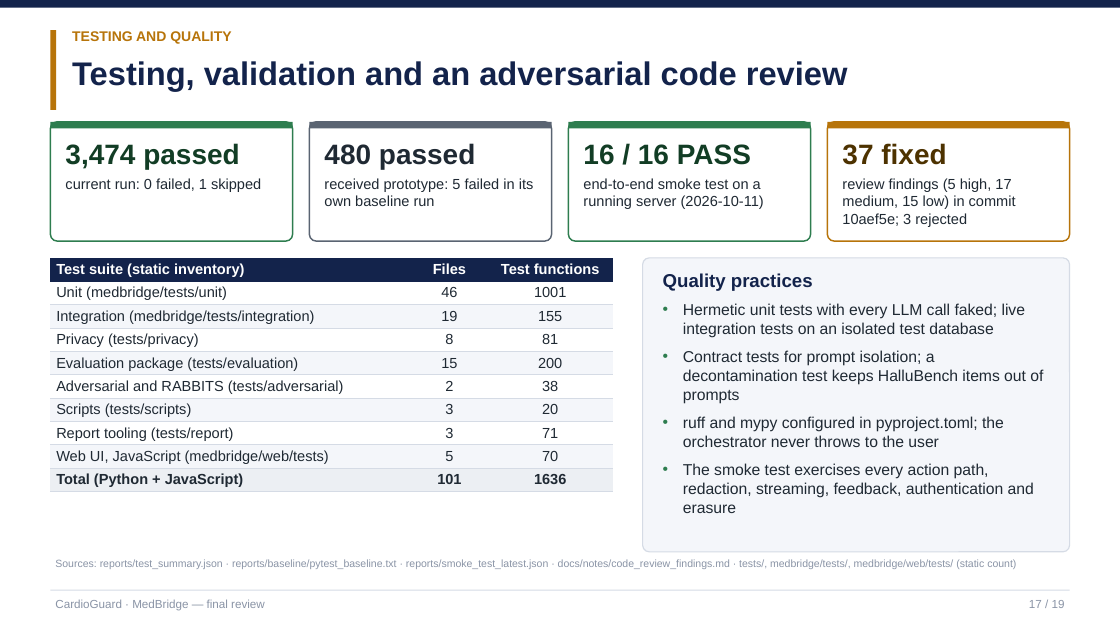
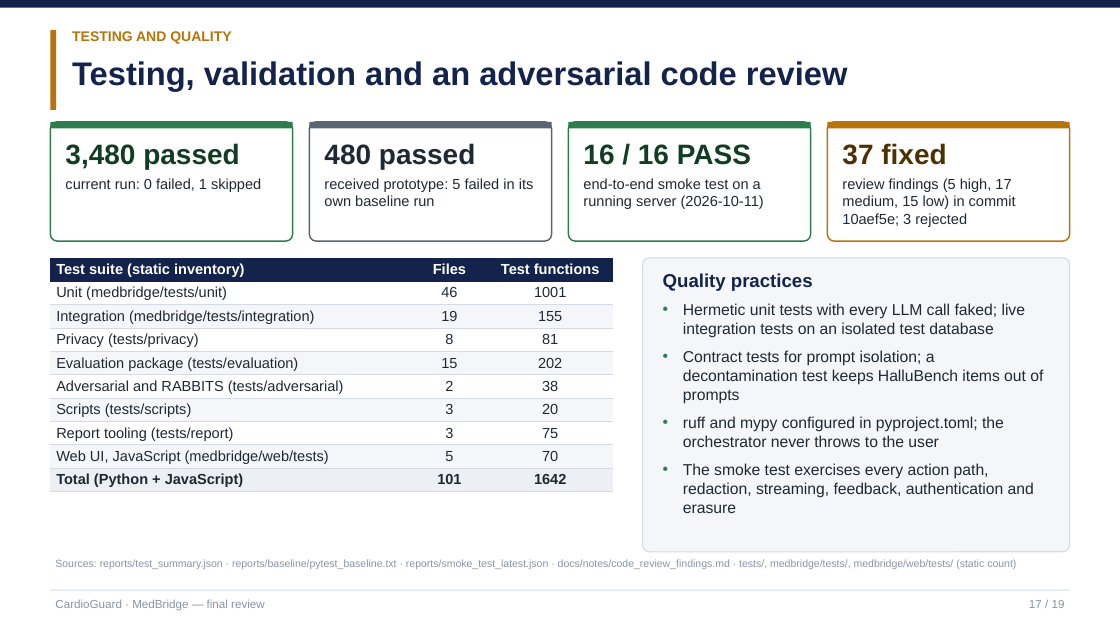
Before and after one commit to Farhan-0000/CardioGuard, a slide deck: slide 17 of report/MedBridge_Review_Presentation.pptx. Drawn at 1120x630 pixels with LibreOffice and Linux fonts; fonts in the diff are those of the drawing. Boxes give left, top, right and bottom in pixels: in the first picture for what was removed or moved away, otherwise in the second. Text is boxed around its words. In the diff, an @@ line names an element or a change of style, - is before the commit and + after.

```diff
--- a/report/MedBridge_Review_Presentation.pptx
+++ b/report/MedBridge_Review_Presentation.pptx
@@ text at <box>65,143,239,169</box>: text changed @@
-3,474 passed
+3,480 passed
@@ table at <box>50,258,613,492</box> @@
-row 5, column 3: 200
+row 5, column 3: 202
-row 8, column 3: 71
+row 8, column 3: 75
-row 10, column 3: 1636
+row 10, column 3: 1642
```
Also in this commit, not shown: 2 other slides changed, 56 other files.
